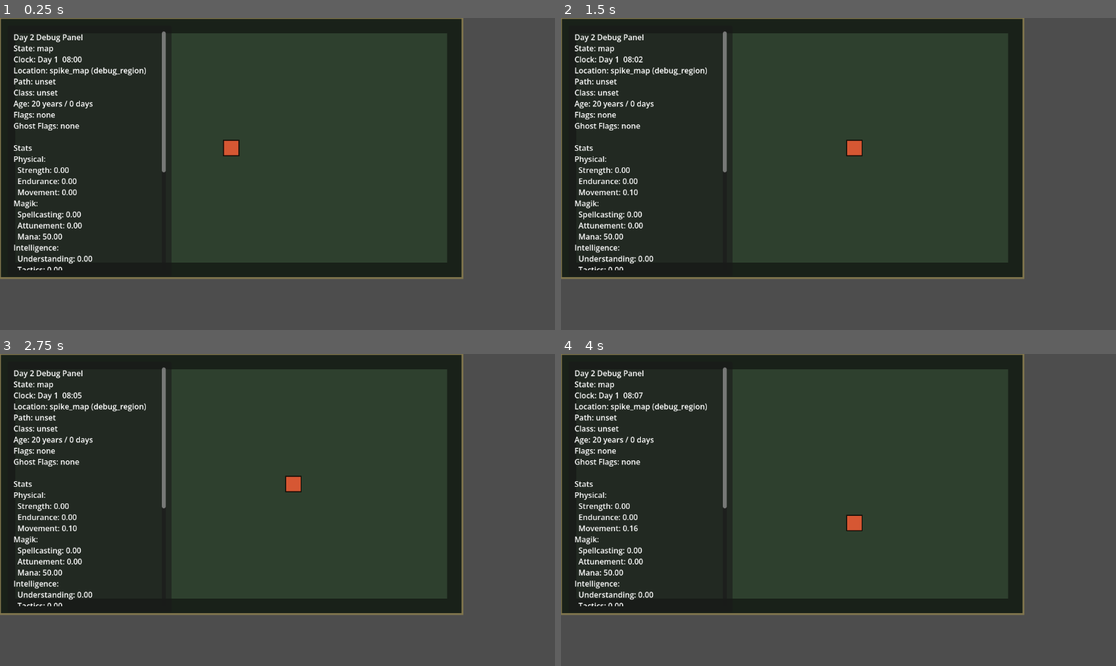
Above: before the commit, frames 1-4 (two rows, left to right).
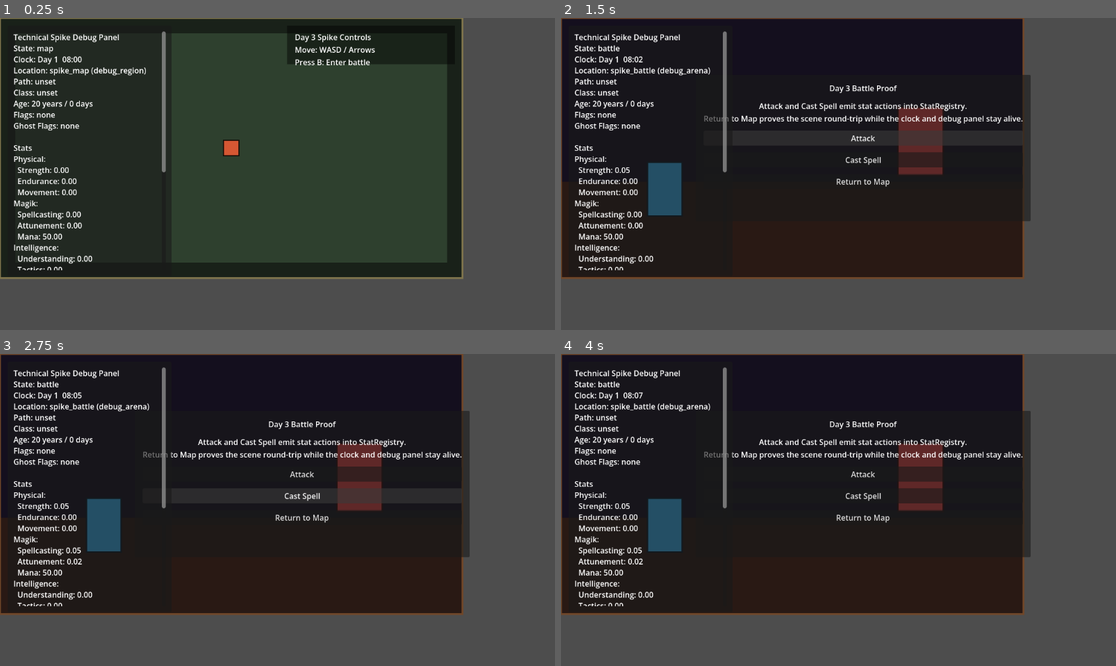
Above: after the commit, the same moments.

Repository: jball348-svg/RPG_GAME1
Game: Godot game, scene res://scenes/main/Main.tscn
Two runs of this game, one before a commit and one after it. Both use one fixed random seed, a clock stepped at 60 frames per second and the inputs below.
Inputs (mouse positions are in pixels of both pictures, inside the frame that each line leads up to):
- Up to frame 1 (0.25 s): no input
- Up to frame 2 (1.5 s): tap B (debug_battle, bound only after the commit) at 0.5 s; hold D (move_right) 0.53-1.25 s; click (860, 139) at 1.25 s, where only the run after the commit has a clickable "Attack"
- Up to frame 3 (2.75 s): click (299, 494) at 2 s, where only the run after the commit has a clickable "Cast Spell"
- Up to frame 4 (4 s): click (860, 516) at 2.75 s, where only the run after the commit has a clickable "Return to Map"; tap B (debug_battle, bound only after the commit) at 3.5 s; hold S (move_down) from 3.53 s (still down)

The runs differ from the first frame. In frame 1, 3.0% of the frame differs, in the area x 2-81%, y 4-16%; in frame 2, 38%; in frame 3, 38%; in frame 4, 40%, in the area x 0-85%, y 0-84%.

Commit message:
day 3 spike

Diff:
--- a/project.godot
+++ b/project.godot
@@ -54,3 +54,28 @@
 , Object(InputEventKey,"resource_local_to_scene":false,"resource_name":"","device":0,"window_id":0,"alt_pressed":false, …(191 unchanged characters)…
 ])
 }
+debug_battle={
+"deadzone": 0.5,
+"events": Array[InputEvent]([Object(InputEventKey,"resource_local_to_scene":false,"resource_name":"","device":0,"window_id":0,"alt_pressed":false,"shift_pressed":false,"ctrl_pressed":false,"meta_pressed":false,"pressed":false,"keycode":66,"physical_keycode":66,"key_label":0,"unicode":0,"location":0,"echo":false,"script":null)
+])
+}
+toggle_hud={
+"deadzone": 0.5,
+"events": Array[InputEvent]([Object(InputEventKey,"resource_local_to_scene":false,"resource_name":"","device":0,"window_id":0,"alt_pressed":false,"shift_pressed":false,"ctrl_pressed":false,"meta_pressed":false,"pressed":false,"keycode":72,"physical_keycode":72,"key_label":0,"unicode":0,"location":0,"echo":false,"script":null)
+])
+}
+debug_cutscene={
+"deadzone": 0.5,
+"events": Array[InputEvent]([Object(InputEventKey,"resource_local_to_scene":false,"resource_name":"","device":0,"window_id":0,"alt_pressed":false,"shift_pressed":false,"ctrl_pressed":false,"meta_pressed":false,"pressed":false,"keycode":67,"physical_keycode":67,"key_label":0,"unicode":0,"location":0,"echo":false,"script":null)
+])
+}
+set_path_pure={
+"deadzone": 0.5,
+"events": Array[InputEvent]([Object(InputEventKey,"resource_local_to_scene":false,"resource_name":"","device":0,"window_id":0,"alt_pressed":false,"shift_pressed":false,"ctrl_pressed":false,"meta_pressed":false,"pressed":false,"keycode":49,"physical_keycode":49,"key_label":0,"unicode":0,"location":0,"echo":false,"script":null)
+])
+}
+set_path_mixed={
+"deadzone": 0.5,
+"events": Array[InputEvent]([Object(InputEventKey,"resource_local_to_scene":false,"resource_name":"","device":0,"window_id":0,"alt_pressed":false,"shift_pressed":false,"ctrl_pressed":false,"meta_pressed":false,"pressed":false,"keycode":50,"physical_keycode":50,"key_label":0,"unicode":0,"location":0,"echo":false,"script":null)
+])
+}
--- /dev/null
+++ b/scenes/battle/Battle.gd
@@ -0,0 +1,37 @@
+extends Node2D
+
+@onready var attack_button: Button = $UI/BattlePanel/Margin/Content/AttackButton
+@onready var cast_spell_button: Button = $UI/BattlePanel/Margin/Content/CastSpellButton
+@onready var return_button: Button = $UI/BattlePanel/Margin/Content/ReturnButton
+
+func _ready() -> void:
+	PlayerData.current_location = "spike_battle"
+	PlayerData.current_region = "debug_arena"
+
+	attack_button.pressed.connect(_on_attack_pressed)
+	cast_spell_button.pressed.connect(_on_cast_spell_pressed)
+	return_button.pressed.connect(_on_return_pressed)
+
+	queue_redraw()
+
+func _on_attack_pressed() -> void:
+	SignalBus.action_performed.emit({"type": "attack"})
+
+func _on_cast_spell_pressed() -> void:
+	SignalBus.action_performed.emit({"type": "cast"})
+
+func _on_return_pressed() -> void:
+	SceneManager.change_state("map")
+
+func _draw() -> void:
+	draw_rect(Rect2(Vector2.ZERO, Vector2(960.0, 540.0)), Color(0.08, 0.06, 0.12), true)
+	draw_rect(Rect2(Vector2(0.0, 340.0), Vector2(960.0, 200.0)), Color(0.16, 0.10, 0.08), true)
+	draw_rect(Rect2(Vector2(0.0, 0.0), Vector2(960.0, 540.0)), Color(0.44, 0.28, 0.16), false, 4.0)
+
+	var player_rect := Rect2(Vector2(180.0, 300.0), Vector2(72.0, 112.0))
+	draw_rect(player_rect, Color(0.20, 0.62, 0.84), true)
+	draw_rect(player_rect, Color(0.04, 0.10, 0.15), false, 3.0)
+
+	var enemy_rect := Rect2(Vector2(700.0, 186.0), Vector2(94.0, 142.0))
+	draw_rect(enemy_rect, Color(0.78, 0.24, 0.24), true)
+	draw_rect(enemy_rect, Color(0.18, 0.04, 0.04), false, 3.0)
--- /dev/null
+++ b/scenes/battle/Battle.tscn
@@ -0,0 +1,46 @@
+[gd_scene load_steps=2 format=3]
+
+[ext_resource type="Script" path="res://scenes/battle/Battle.gd" id="1_battle"]
+
+[node name="Battle" type="Node2D"]
+script = ExtResource("1_battle")
+
+[node name="UI" type="CanvasLayer" parent="."]
+
+[node name="BattlePanel" type="PanelContainer" parent="UI"]
+offset_left = 280.0
+offset_top = 118.0
+offset_right = 680.0
+offset_bottom = 422.0
+
+[node name="Margin" type="MarginContainer" parent="UI/BattlePanel"]
+offset_left = 12.0
+offset_top = 12.0
+offset_right = 388.0
+offset_bottom = 292.0
+theme_override_constants/margin_left = 16
+theme_override_constants/margin_top = 16
+theme_override_constants/margin_right = 16
+theme_override_constants/margin_bottom = 16
+
+[node name="Content" type="VBoxContainer" parent="UI/BattlePanel/Margin"]
+offset_right = 344.0
+offset_bottom = 248.0
+theme_override_constants/separation = 14
+
+[node name="TitleLabel" type="Label" parent="UI/BattlePanel/Margin/Content"]
+text = "Day 3 Battle Proof"
+horizontal_alignment = 1
+
+[node name="BodyLabel" type="Label" parent="UI/BattlePanel/Margin/Content"]
+text = "Attack and Cast Spell emit stat actions into StatRegistry.\nReturn to Map proves the scene round-trip while the clock and debug panel stay alive."
+horizontal_alignment = 1
+
+[node name="AttackButton" type="Button" parent="UI/BattlePanel/Margin/Content"]
+text = "Attack"
+
+[node name="CastSpellButton" type="Button" parent="UI/BattlePanel/Margin/Content"]
+text = "Cast Spell"
+
+[node name="ReturnButton" type="Button" parent="UI/BattlePanel/Margin/Content"]
+text = "Return to Map"
--- a/scenes/debug/DebugPanel.gd
+++ b/scenes/debug/DebugPanel.gd
@@ -81,7 +81,7 @@
 	var display_class := PlayerData.get_display_class()
 	var time_data: Dictionary = GameClock.get_time()
 
-	lines.append("Day 2 Debug Panel")
+	lines.append("Technical Spike Debug Panel")
 	lines.append("State: %s" % _display_value(current_state, "none"))
 	lines.append("Clock: %s" % time_data.get("display", "unknown"))
 	lines.append("Location: %s (%s)" % [
--- a/scenes/map/Map.gd
+++ b/scenes/map/Map.gd
@@ -13,6 +13,11 @@
 	PlayerData.current_location = "spike_map"
 	PlayerData.current_region = "debug_region"
 	queue_redraw()
+
+func _unhandled_input(event: InputEvent) -> void:
+	if event.is_action_pressed("debug_battle"):
+		get_viewport().set_input_as_handled()
+		SceneManager.change_state("battle")
 
 func _physics_process(delta: float) -> void:
 	var input_vector: Vector2 = Input.get_vector("move_left", "move_right", "move_up", "move_down")
--- a/scenes/map/Map.tscn
+++ b/scenes/map/Map.tscn
@@ -4,3 +4,19 @@
 
 [node name="Map" type="Node2D"]
 script = ExtResource("1_map")
+
+[node name="UI" type="CanvasLayer" parent="."]
+
+[node name="HintBackdrop" type="ColorRect" parent="UI"]
+offset_left = 596.0
+offset_top = 16.0
+offset_right = 944.0
+offset_bottom = 96.0
+color = Color(0, 0, 0, 0.45)
+
+[node name="HintLabel" type="Label" parent="UI"]
+offset_left = 612.0
+offset_top = 28.0
+offset_right = 932.0
+offset_bottom = 84.0
+text = "Day 3 Spike Controls\nMove: WASD / Arrows\nPress B: Enter battle"
Not shown, changed: README.md
Not shown, changed: docs/HANDOVER.md
Not shown, changed: docs/spike_progress.md
